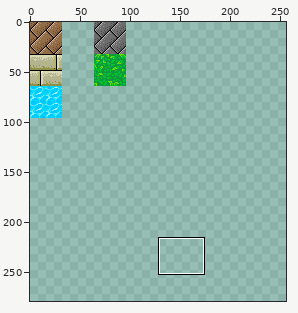
One commit to this sprite sheet: graphics/texture_atlas.png. Above: a wide view before the commit, with the close-up outlined.
Close-up. The starting point:
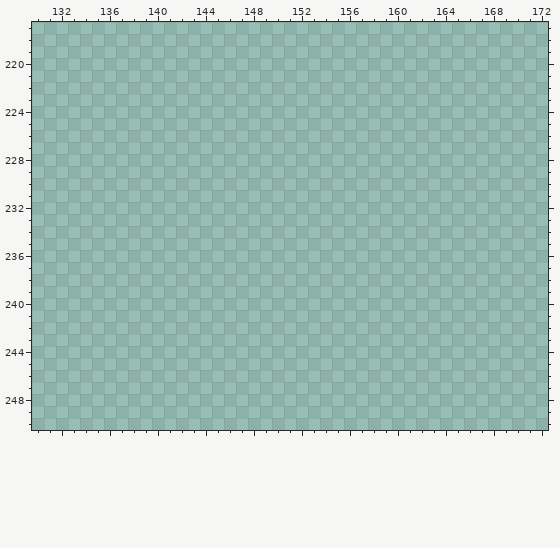
The file is 352x284 pixels. Pixels under 10% opacity are left out. Colours within 5 levels of each other are drawn and written as one. Shown: x 130..172, y 217..250. The wide view leaves out empty margins. The commit also changed other parts of the picture, which this record leaves out.
After the commit:
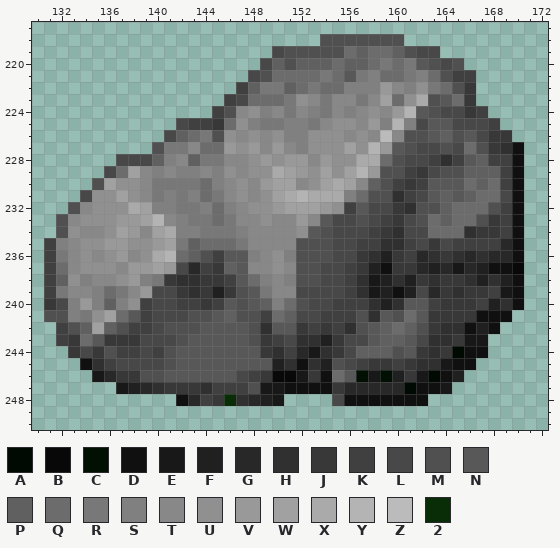
Palette (. is transparent): A #000902  B #080808  C #011002  D #101010  E #181818  F #202020  G #282828  H #303030  J #383838  K #404040  L #484848  M #505050  N #585858  P #606060  Q #6c6c6c  R #787878  S #808080  T #888888  U #909090  V #999999  W #a1a1a1  X #aaaaaa  Y #b4b4b4  Z #bbbbbb  2 #092e07
From old to new:
y 218: x 154..160 ....... -> MMMMMMM
y 219: x 150..163 .............. -> LMMMMMQPQQPMLL
y 220: x 149..165 ................. -> LPMPPPQPPQRQRNMLM
y 221: x 148..166 ................... -> LMQQQQRQNRSQQRSQMKK
y 222: x 147..166 .................... -> KPRRPQRQQSSSVTSURQMJ
y 223: x 146..166 ..................... -> KLQQQRUTRTTRTWQUXMNQJ
y 224: x 145..167 ....................... -> KMTUSTRTSRTSTUTVYNMLLJK
y 225: x 142..168 ........................... -> LKKJQUSRRSSRTUUTVSYSLNNLLLK
y 226: x 141..169 ............................. -> LPQRMUTUTUSSUUUTUTZTMMNPMNLJJ
y 227: x 140..170 ............................... -> MRRTQQVUVTVTSUUUWUYVNMLLMLQMJHD
y 228: x 137..170 .................................. -> LLLPSTPRRTTUVUVVTVUUXXQMLLKHKNPKKD
y 229: x 136..170 ................................... -> LQWTSTSSTSUTUUXWVUWUWYVMMKJLMMPPPKD
y 230: x 135..170 .................................... -> MWUUTRRRRQSTUTVWWTUWXWTPMKJKNNNQPQKD
y 231: x 134..170 ..................................... -> LUUWUTRSRSQRTUTUWXYXXXSQMMHKLNPNPQQLD
y 232: x 133..170 ...................................... -> MTUUUXWSSRRSQSTUUVWWWVUKNLLJHMMPQQQMKD
y 233: x 132..170 ....................................... -> MTUUUVVWYTSRRQRTTUTTVTNLLMLKJLMQPQQMJKD
y 234: x 132..170 ....................................... -> MUTTUWVTWXSSRRRSTTTTUNMLLLKJHLLQQQHJJKD
y 235: x 131..170 ........................................ -> KSTUUVVUUVWRPQQQRTTTTMMMLLKKHHKLJLKKKKGD
y 236: x 131..170 ........................................ -> KRTUTUVTUXYQPMKNNSTUSMMMLLJHFJKGHJHGHGGD
y 237: x 131..170 ........................................ -> KQTUUUTVVWVLGKJPNTTUTMMLLKJFDJJGFGEGFDDB
y 238: x 131..170 ........................................ -> KPUSTTUVSRJHHJJKNQSTSMMLLKHEFHFJHJJHFHFD
y 239: x 131..170 ........................................ -> KRTTSQRTVLLJHJFJMNRTTLLLLKHEFDFLGJHJJKED
y 240: x 131..170 ........................................ -> JLSVSPSUKLLKKJKNMNPSQMLLKKKHFHNNKJJJKFHD
y 241: x 131..169 ....................................... -> MMSRUWQNKLLLMMNPMMKQPLLKKKMHNMQNJJJJDDD
y 242: x 132..168 ..................................... -> KMPWPMKKLMMMNNNNMHNNJKJKHMNPQPMJHHDFD
y 243: x 132..167 .................................... -> KJQNJJJLLLMNNNNNMJKLHHFJLLNPPNLHHJEE
y 244: x 133..167 ................................... -> JLJMKKLKMNNNNNNNJHKGEHJLPPPMNJHJADD
y 245: x 134..166 ................................. -> DHKLLLLMNNNNNNNNFHDHFMLKJJKJHHEDD
y 246: x 135..165 ............................... -> EGJJMMNNNNNNLKJBBEJDQNCECFJEADF
y 247: x 137..164 ............................ -> EFGHJJJHKKKMEEDDDDJGGGGGADDE
y 248: x 142..150 ......... -> DGKJ2HGFE; x 155..162 ........ -> LDDDDDDD
